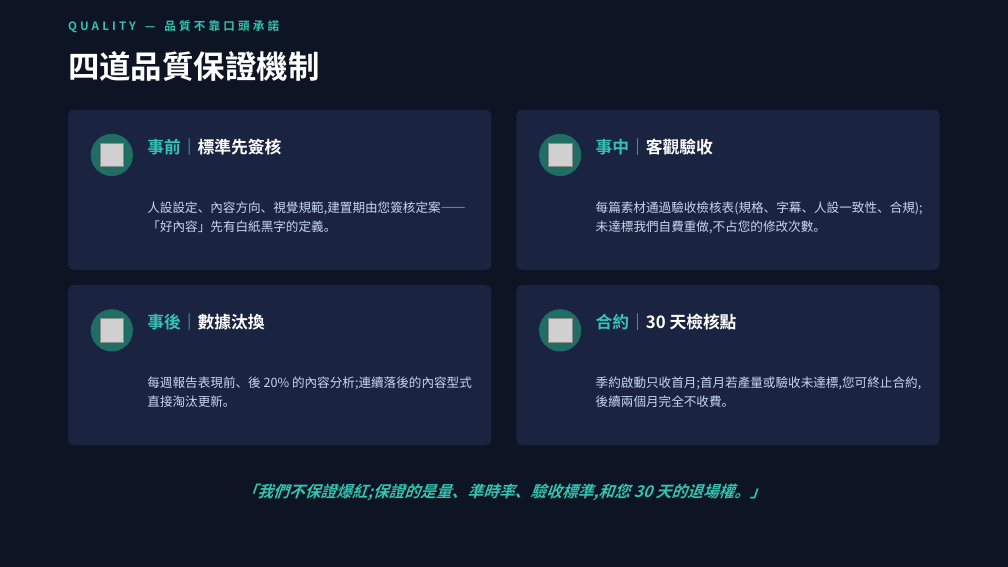
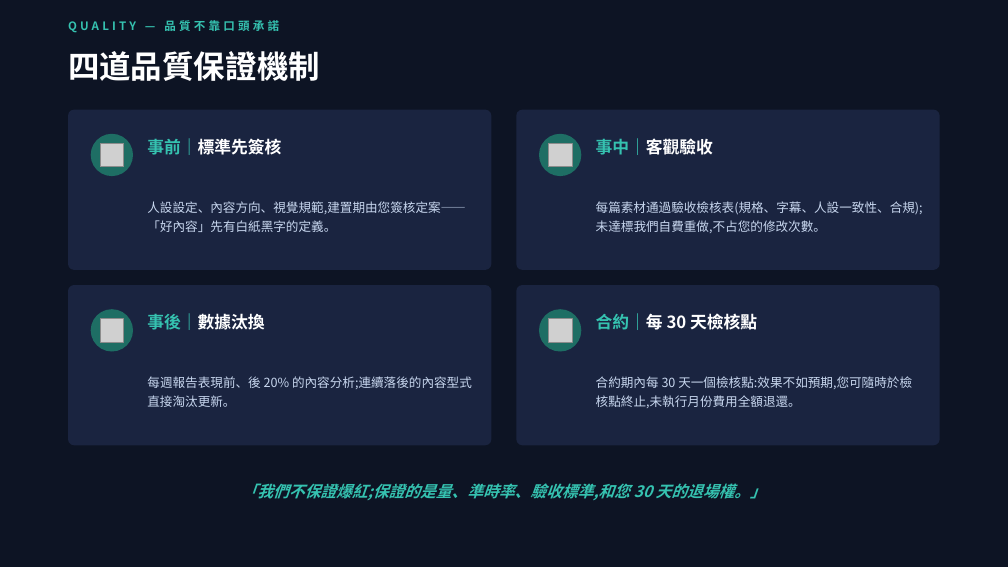
Before and after one commit to pennyhuang-oss/Virtual_KOL_Studio, a slide deck: slide 11 of business/數位人KOL-對外提案簡報.pptx (slide 10 before the commit). Drawn at 1008x567 pixels with LibreOffice and Linux fonts; fonts in the diff are those of the drawing; grey boxes stand for pictures. Boxes give left, top, right and bottom in pixels: in the first picture for what was removed or moved away, otherwise in the second. Text is boxed around its words. In the diff, an @@ line names an element or a change of style, - is before the commit and + after.

```diff
--- a/business/數位人KOL-對外提案簡報.pptx
+++ b/business/數位人KOL-對外提案簡報.pptx
@@ text at [596,313,757,330]: text changed @@
-合約｜30 天檢核點
+合約｜每 30 天檢核點
@@ text at [596,376,912,408]: text changed @@
-季約啟動只收首月;首月若產量或驗收未達標,您可終止合約,後續兩個月完全不收費。
+合約期內每 30 天一個檢核點:效果不如預期,您可隨時於檢核點終止,未執行月份費用全額退還。
```
Also in this commit, not shown: 5 other slides changed, 2 slides added, 1 slide removed, 2 other files.
